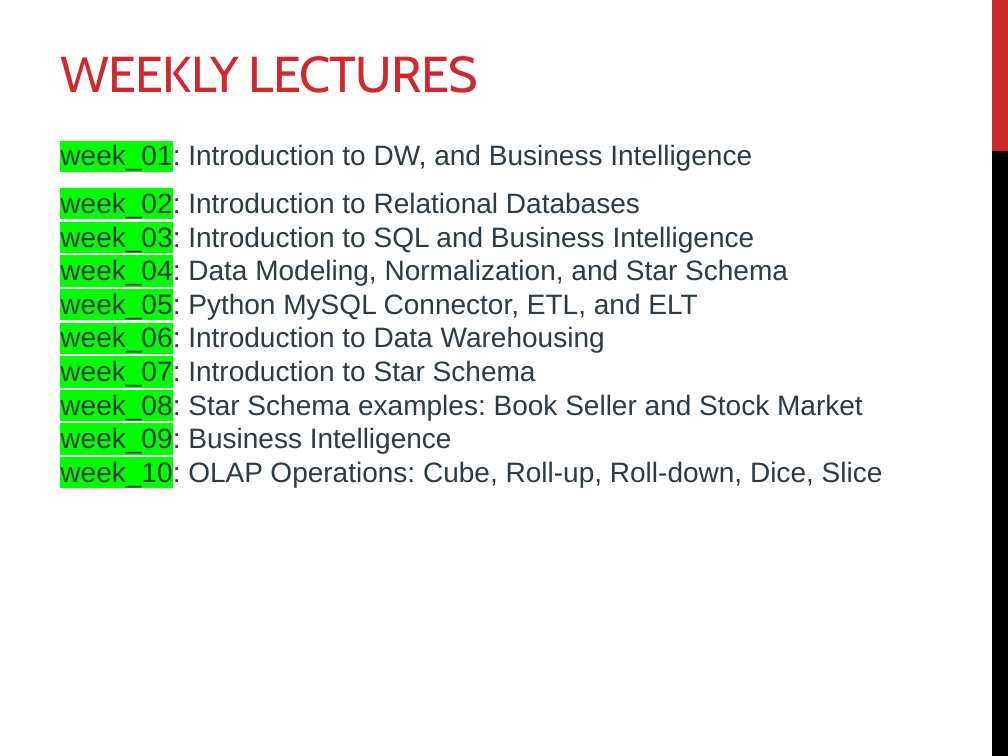
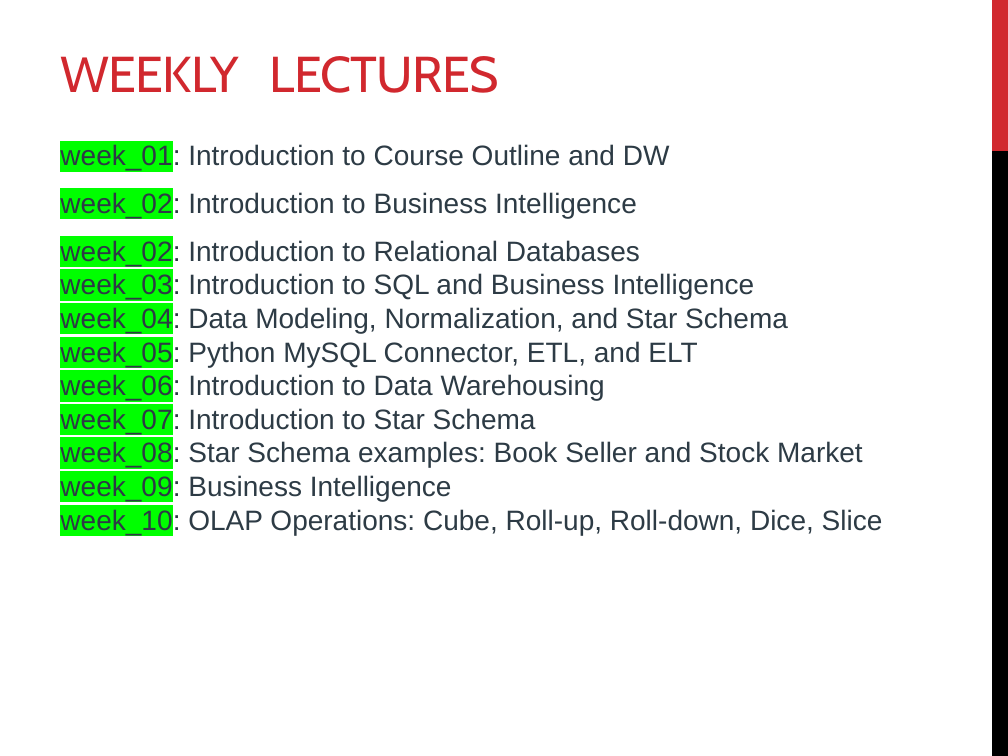
Before and after one commit to mahmoudparsian/data-warehousing, a slide deck: slide 10 of resources/week_01_Course_Outline_and_DW_Concepts/01_introduction_to_DW_course.pptx. Drawn at 1008x756 pixels with LibreOffice and Linux fonts; fonts in the diff are those of the drawing. Boxes give left, top, right and bottom in pixels: in the first picture for what was removed or moved away, otherwise in the second. Text is boxed around its words. In the diff, an @@ line names an element or a change of style, - is before the commit and + after.

```diff
--- a/resources/week_01_Course_Outline_and_DW_Concepts/01_introduction_to_DW_course.pptx
+++ b/resources/week_01_Course_Outline_and_DW_Concepts/01_introduction_to_DW_course.pptx
@@ title "WEEKLY LECTURES" rewrapped from (x1=60, y1=56, x2=478, y2=93) to (x1=60, y1=56, x2=499, y2=93) @@
@@ text at (x1=60, y1=144, x2=670, y2=218): text changed @@
-week_01: Introduction to DW, and Business Intelligence
+week_01: Introduction to Course Outline and DW
+week_02: Introduction to Business Intelligence
```
Also in this commit, not shown: 5 other slides changed, 1 other file.
